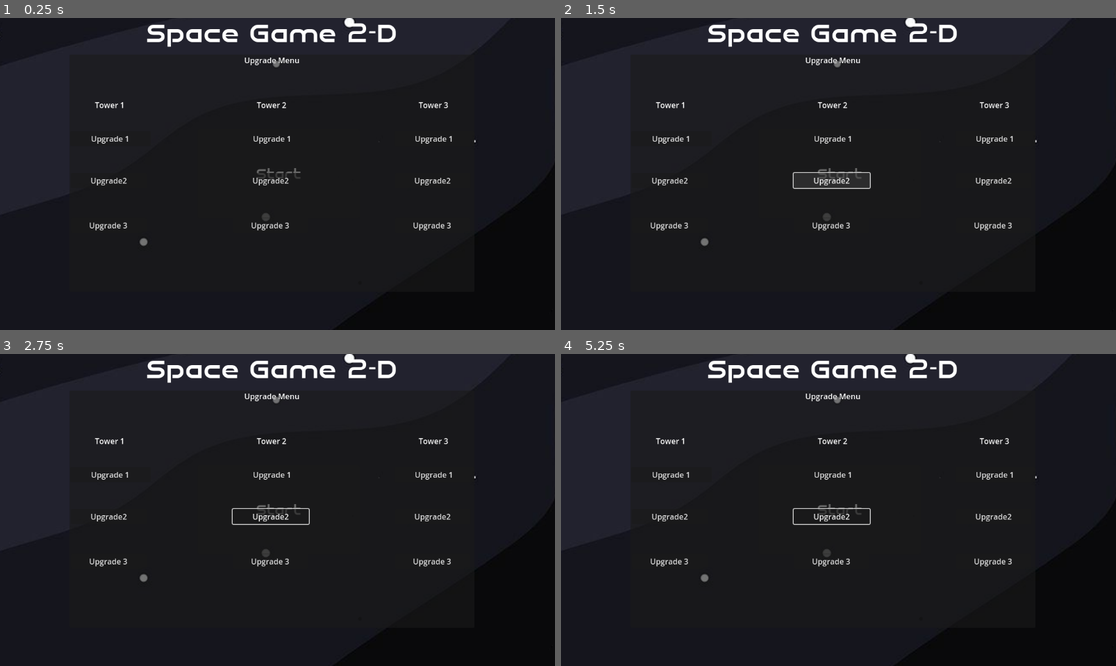
Above: before the commit, frames 1-4 (two rows, left to right).
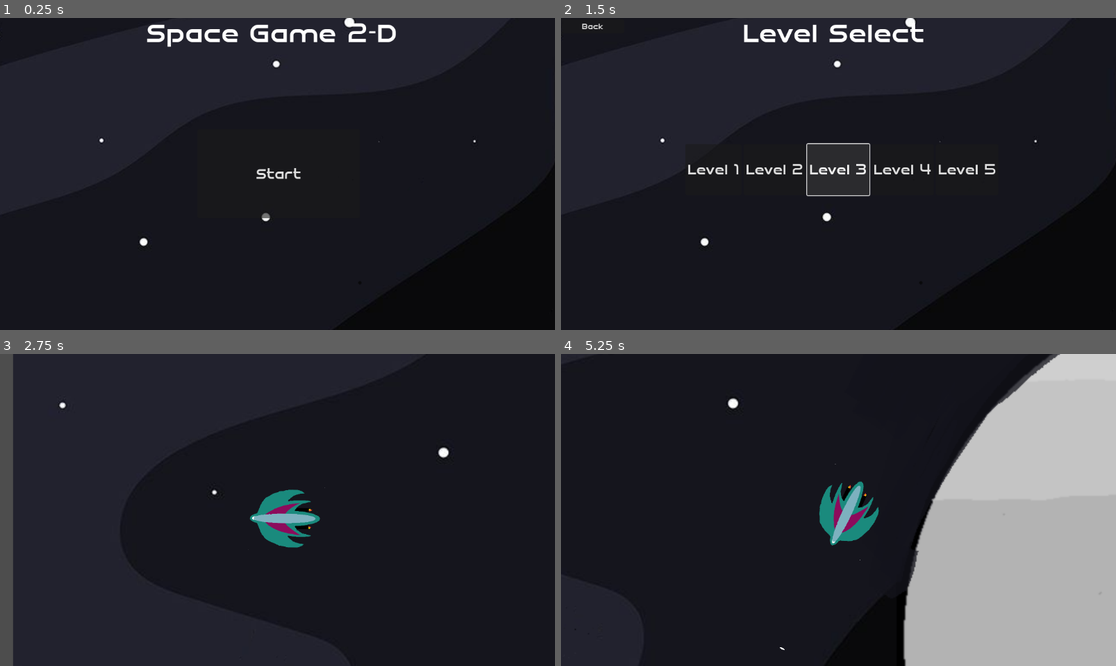
Above: after the commit, the same moments.

Repository: BurgundyToad/planet-defender
Game: Godot game, scene res://game.tscn
Two runs of this game, one before a commit and one after it. Both use one fixed random seed, a clock stepped at 60 frames per second and the inputs below.
Inputs (mouse positions are in pixels of both pictures, inside the frame that each line leads up to):
- Up to frame 1 (0.25 s): no input
- Up to frame 2 (1.5 s): click "Start" at 0.5 s; click (838, 174) at 1.25 s, where only the run before the commit has a clickable "Start"
- Up to frame 3 (2.75 s): click (149, 506) at 2 s, where only the run after the commit has a clickable "Level 1"
- Up to frame 4 (5.25 s): tap Enter at 2.75, 5 s; move the mouse to (960, 494) at 2.77 s; hold D (right) 2.78-3.53 s; hold Right mouse button (move) 2.78-3.53 s; tap E (interact) at 2.85, 4.55 s; move the mouse to (727, 525) at 3.52 s; hold S (down) 3.53-4.28 s; right-click (727, 525) at 3.6 s; click (727, 525) at 3.8 s; tap Space (Space) at 4.25, 5.1 s; move the mouse to (894, 441) at 4.27 s; hold D (right) 4.28-5.03 s; click (894, 441) at 4.35 s; move the mouse to (810, 572) at 5.02 s; hold W (up) from 5.03 s (still down)

The runs differ from the first frame. In frame 1, 1.2% of the frame differs, in the area x 16-86%, y 12-74%; in frame 2, 3.5%; in frame 3, 6.1%; in frame 4, 35%, in the area x 2-100%, y 0-100%.
Error in both runs: Invalid access to property or key 'position' on a base object of type 'null instance'. (res://mob.gd:14)

Commit message:
Add files via upload

Diff:
--- a/planet-defender-main (3) - Copy/planet-defender-main/ICS Culminating/Level1 Scene.tscn
+++ b/planet-defender-main (3) - Copy/planet-defender-main/ICS Culminating/Level1 Scene.tscn
@@ -19,13 +19,13 @@
 metadata/_edit_horizontal_guides_ = [531.0]
 
 [node name="TextureRect" type="TextureRect" parent="."]
-offset_right = 2308.0
-offset_bottom = 1433.0
+offset_right = 4164.0
+offset_bottom = 2560.0
 texture = ExtResource("1_v32rf")
 expand_mode = 3
 
 [node name="basic_tower" parent="." node_paths=PackedStringArray("Basic_Tower") instance=ExtResource("5_y15jn")]
-position = Vector2(1101, 266)
+position = Vector2(2019, 521)
 Basic_Tower = NodePath("../CanvasLayer/upgrade_menu")
 
 [node name="mob" parent="." instance=ExtResource("3_51jcl")]
--- a/planet-defender-main (3) - Copy/planet-defender-main/ICS Culminating/Mouse_Moved_Player.tscn
+++ b/planet-defender-main (3) - Copy/planet-defender-main/ICS Culminating/Mouse_Moved_Player.tscn
@@ -48,3 +48,5 @@
 [node name="CollisionShape2D" type="CollisionShape2D" parent="."]
 position = Vector2(1, 22)
 shape = SubResource("CapsuleShape2D_qbxg0")
+
+[node name="Camera2D" type="Camera2D" parent="."]
--- a/planet-defender-main (3) - Copy/planet-defender-main/ICS Culminating/basic_tower.gd
+++ b/planet-defender-main (3) - Copy/planet-defender-main/ICS Culminating/basic_tower.gd
@@ -5,7 +5,7 @@
 @export var Basic_Tower : UpgradeMenu
 @export var shooter_turret : PackedScene
 signal moved_away
-var tower_exists = false
+var tower = null
 func _ready():
 	$Interact_Sign.hide()
 	$Label.hide()
@@ -25,8 +25,8 @@
 		interaction_range = false
 		emit_signal("moved_away", moved_away)
 func on_shooter_1_pressed():
-	if not tower_exists:
-		tower_exists = true
+	if not tower:
+		tower = "shooter_1"
 		var st = shooter_turret.instantiate()
 		owner.add_child(st)
 		st.transform = $AnimatedSprite2D/turret_location.global_transform
--- a/planet-defender-main (3) - Copy/planet-defender-main/ICS Culminating/basic_tower.tscn
+++ b/planet-defender-main (3) - Copy/planet-defender-main/ICS Culminating/basic_tower.tscn
@@ -62,6 +62,8 @@
 offset_bottom = -161.0
 text = "E to Interact"
 
+[node name="lvl_2_badge" type="Sprite2D" parent="."]
+
 [connection signal="interacted" from="." to="." method="_on_interacted"]
 [connection signal="area_entered" from="interaction_range" to="." method="_on_interaction_range_area_entered"]
 [connection signal="area_exited" from="interaction_range" to="." method="_on_interaction_range_area_exited"]
--- a/planet-defender-main (3) - Copy/planet-defender-main/ICS Culminating/upgrade_Menu.gd
+++ b/planet-defender-main (3) - Copy/planet-defender-main/ICS Culminating/upgrade_Menu.gd
@@ -4,11 +4,10 @@
 signal shooter_1_pressed
 # Called when the node enters the scene tree for the first time.
 func _ready():
-	pass
-	#hide()
-	#emit_signal("shooter_1_pressed", shooter_1_pressed)
-	#Upgrade_Menu.connect("interacted", _on_interated)
-	#Upgrade_Menu.connect("moved_away", _on_moved_away)
+	hide()
+	emit_signal("shooter_1_pressed", shooter_1_pressed)
+	Upgrade_Menu.connect("interacted", _on_interated)
+	Upgrade_Menu.connect("moved_away", _on_moved_away)
 # Called every frame. 'delta' is the elapsed time since the previous frame.
 func _process(delta):
 	pass
@@ -19,3 +18,6 @@
 func _on_moved_away(moved_away):
 	if(moved_away):
 		hide()
+func _on_button_1_pressed():
+	get_parent().get_parent().get_child(1).on_shooter_1_pressed()
+	pass # Replace with function body.
--- a/planet-defender-main (3) - Copy/planet-defender-main/ICS Culminating/upgrade_Menu.tscn
+++ b/planet-defender-main (3) - Copy/planet-defender-main/ICS Culminating/upgrade_Menu.tscn
@@ -47,7 +47,7 @@
 
 [node name="Tower1" type="Label" parent="Panel/Tower Tree 1"]
 layout_mode = 2
-text = "Tower 1
+text = "Shooter Tower
 "
 horizontal_alignment = 1
 
@@ -61,7 +61,7 @@
 offset_right = 84.5
 offset_bottom = 97.0
 grow_horizontal = 2
-text = "Upgrade 1
+text = "BUILD
 "
 
 [node name="Button2" type="Button" parent="Panel/Tower Tree 1/Tower1"]
@@ -77,7 +77,7 @@
 offset_bottom = 172.5
 grow_horizontal = 2
 grow_vertical = 2
-text = "Upgrade2
+text = "Upgrade 1
 "
 
 [node name="Button3" type="Button" parent="Panel/Tower Tree 1/Tower1"]
@@ -93,7 +93,7 @@
 offset_bottom = 254.0
 grow_horizontal = 2
 grow_vertical = 0
-text = "Upgrade 3
+text = "Upgrade 2
 "
 
 [node name="Tower Tree 2" type="VBoxContainer" parent="Panel"]
@@ -111,7 +111,7 @@
 
 [node name="Tower1" type="Label" parent="Panel/Tower Tree 2"]
 layout_mode = 2
-text = "Tower 2
+text = "lorem
 "
 horizontal_alignment = 1
 
@@ -125,7 +125,7 @@
 offset_right = 84.5
 offset_bottom = 97.0
 grow_horizontal = 2
-text = "Upgrade 1
+text = "ipsum
 "
 
 [node name="Button2" type="Button" parent="Panel/Tower Tree 2/Tower1"]
@@ -141,7 +141,7 @@
 offset_bottom = 172.5
 grow_horizontal = 2
 grow_vertical = 2
-text = "Upgrade2
+text = "dolor
 "
 
 [node name="Button3" type="Button" parent="Panel/Tower Tree 2/Tower1"]
@@ -157,7 +157,7 @@
 offset_bottom = 254.0
 grow_horizontal = 2
 grow_vertical = 0
-text = "Upgrade 3
+text = "sit
 "
 
 [node name="Tower Tree 3" type="VBoxContainer" parent="Panel"]
@@ -174,7 +174,7 @@
 
 [node name="Tower" type="Label" parent="Panel/Tower Tree 3"]
 layout_mode = 2
-text = "Tower 3
+text = "amet
 "
 horizontal_alignment = 1
 
@@ -188,7 +188,7 @@
 offset_right = 84.5
 offset_bottom = 97.0
 grow_horizontal = 2
-text = "Upgrade 1
+text = "consectetur
 "
 
 [node name="Button2" type="Button" parent="Panel/Tower Tree 3/Tower"]
@@ -204,7 +204,7 @@
 offset_bottom = 172.5
 grow_horizontal = 2
 grow_vertical = 2
-text = "Upgrade2
+text = "adipiscing
 "
 
 [node name="Button3" type="Button" parent="Panel/Tower Tree 3/Tower"]
@@ -220,7 +220,7 @@
 offset_bottom = 254.0
 grow_horizontal = 2
 grow_vertical = 0
-text = "Upgrade 3
+text = "elit
 "
 
 [connection signal="pressed" from="Panel/Tower Tree 1/Tower1/Button1" to="." method="_on_button_1_pressed"]
